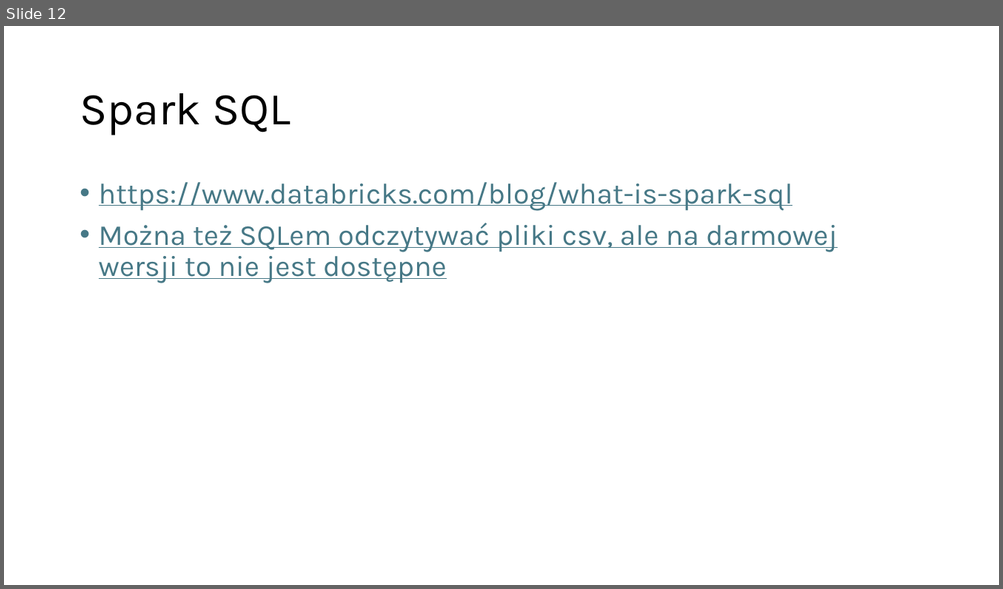
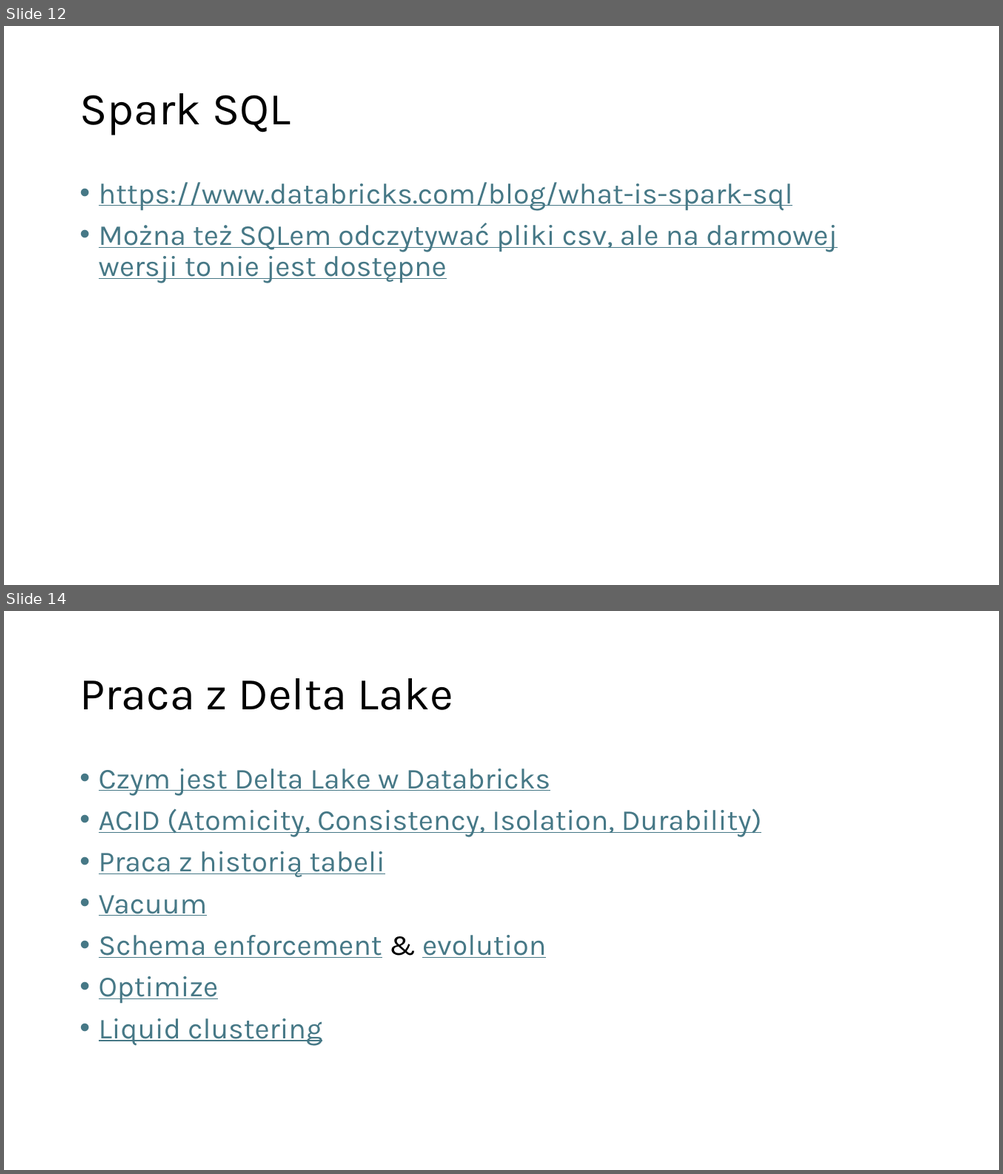
Before and after one commit to Bartekfiolek/Platforma-Databricks, a slide deck: Platforma Databricks.pptx. Shown one above the other, each under a label of ours: slide 12 before the commit, slides 12 and 14 after it; the slides between them are not shown. The pictures are 1003x589 and 1003x1174 pixels, drawn with LibreOffice and Linux fonts; fonts in the diff are those of the drawing. Boxes give left, top, right and bottom in pixels: in the first picture for what was removed or moved away, otherwise in the second. Text is boxed around its words. In the diff, an @@ line names an element or a change of style, - is before the commit and + after.

```diff
--- a/Platforma Databricks.pptx
+++ b/Platforma Databricks.pptx
@@ slide 14 added at box(4, 611, 999, 1170), background #FFFFFF @@
@@ title added at box(79, 678, 453, 710), 44 pt, text #000000 @@
+Praca z Delta Lake
@@ text added at box(99, 769, 762, 1046), 28 pt, text #467886, underline @@
+• Czym jest Delta Lake w Databricks
+• ACID (Atomicity, Consistency, Isolation, Durability)
+• Praca z historią tabeli
+• Vacuum
+• Schema enforcement & evolution
+• Optimize
+• Liquid clustering
```
Also in this commit, not shown: 8 other slides added, 1 slide removed.
